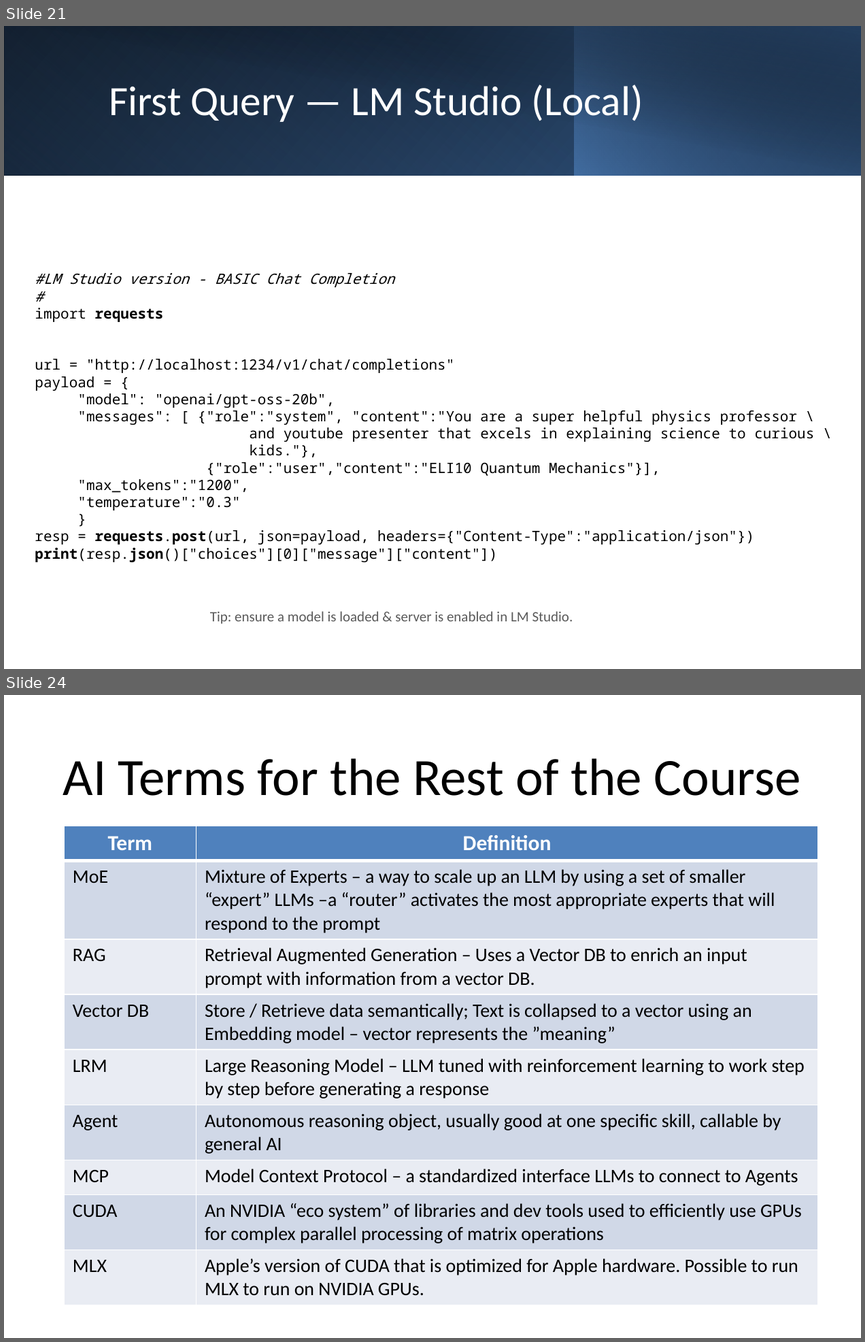
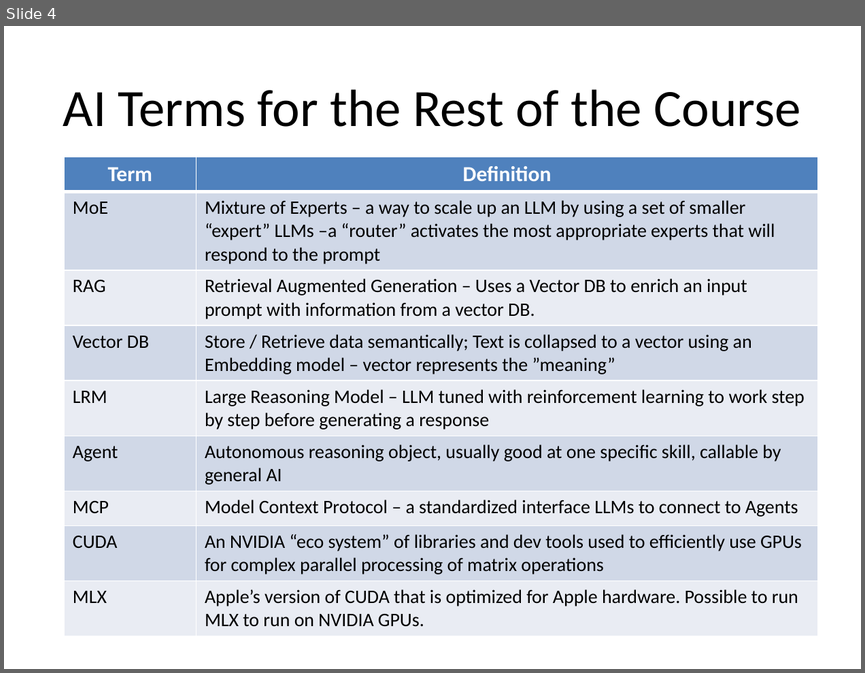
Before and after one commit to tniccum21/LLM_Class, a slide deck: Week02/Week02.pptx. Shown one above the other, each under a label of ours: slides 21 and 24 before the commit, slide 4 after it; the slides between them are not shown. The pictures are 865x1342 and 865x673 pixels, drawn with LibreOffice and Linux fonts; fonts in the diff are those of the drawing. Boxes give left, top, right and bottom in pixels: in the first picture for what was removed or moved away, otherwise in the second. Text is boxed around its words. In the diff, an @@ line names an element or a change of style, - is before the commit and + after.

```diff
--- a/Week02/Week02.pptx
+++ b/Week02/Week02.pptx
@@ slide 21 removed at box(4, 26, 861, 669), background #FFFFFF @@
@@ rectangle removed at box(4, 26, 861, 175) @@
@@ rectangle removed at box(4, 26, 575, 175) @@
@@ rectangle removed at box(37, 26, 861, 176) @@
@@ rectangle removed at box(575, 26, 861, 175) @@
@@ title removed at box(109, 84, 643, 122) @@
-First Query — LM Studio (Local)
@@ text removed at box(35, 273, 814, 562) @@
-#LM Studio version - BASIC Chat Completion
-#
-import requests
-url = "http://localhost:1234/v1/chat/completions"
-payload = {
-"model": "openai/gpt-oss-20b",
-"messages": [ {"role":"system", "content":"You are a super helpful physics professor \
-and youtube presenter that excels in explaining science to curious \
-kids."},
-{"role":"user","content":"ELI10 Quantum Mechanics"}],
-"max_tokens":"1200",
-"temperature":"0.3"
-}
-resp = requests.post(url, json=payload, headers={"Content-Type":"application/json"})
-print(resp.json()["choices"][0]["message"]["content"])
@@ text removed at box(210, 611, 573, 624) @@
-Tip: ensure a model is loaded & server is enabled in LM Studio.
@@ what was slide 24 is now slide 4 @@
```
Also in this commit, not shown: 3 slides changed, 14 slides added, 21 other slides removed, 5 other files.
